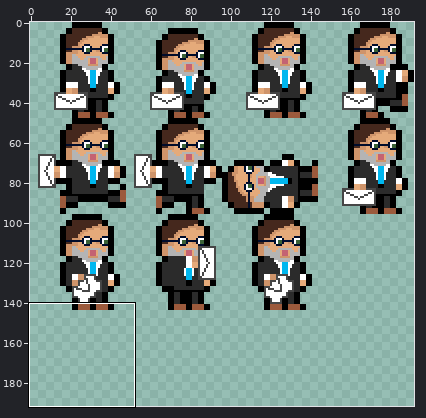
Two states of a sprite sheet, assets/PixelArt/rajoyAnimaciones.png. The first picture is a wide view before the edit; the outline marks the close-up.
Close-up. Earlier state:
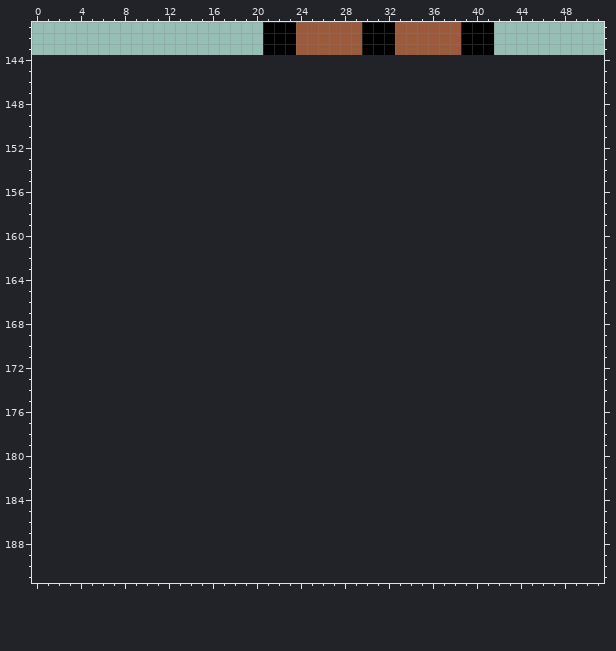
The file is 192x144 pixels. Shown: x 0..51, y 141..191. The old version is drawn lined up with the new one, on the new canvas. The commit also changed other parts of the picture, which this record leaves out.
The result:
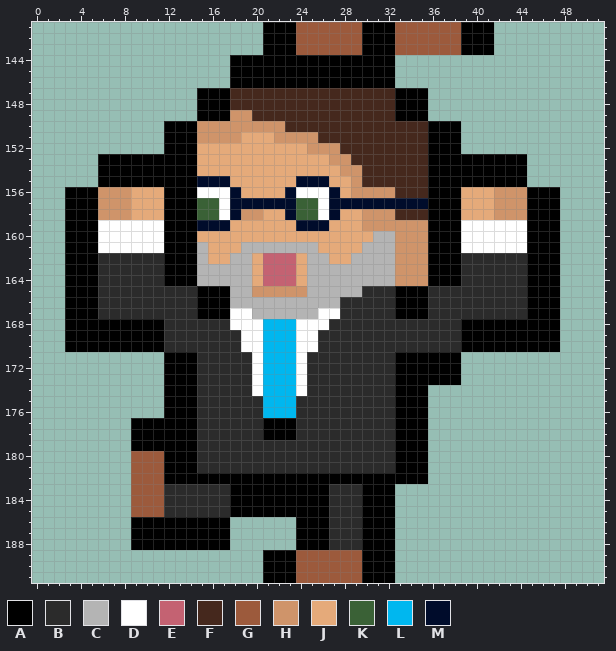
Palette (. is transparent): A #000000  B #2b2b2b  C #b4b4b4  D #ffffff  E #c46272  F #45281d  G #9c5a3c  H #cf946a  J #e5aa7a  K #3a6136  L #00b7ef  M #000c2b
Changes in this commit:
canvas 192x144 -> 192x192
Changed rows in their new state; - is an unchanged pixel.
first column x 3:
144 ---------------AAAAAAAAAAAAAAA---------------
145 ---------------AAAAAAAAAAAAAAA---------------
146 ---------------AAAAAAAAAAAAAAA---------------
147 ------------AAAFFFFFFFFFFFFFFFAAA------------
148 ------------AAAFFFFFFFFFFFFFFFAAA------------
149 ------------AAAHHFFFFFFFFFFFFFAAA------------
150 ---------AAAHHHHHHHHFFFFFFFFFFFFFAAA---------
151 ---------AAAHHHHJJJHHHHFFFFFFFFFFAAA---------
152 ---------AAAJJJJJJJJJJHHHFFFFFFFFAAA---------
153 ---AAAAAAAAAJJJJJJJJJJJJHHFFFFFFFAAAAAAAAA---
154 ---AAAAAAAAAJJJJJJJJJJJJJHHFFFFFFAAAAAAAAA---
155 ---AAAAAAAAAMMMJJJJJJMMMJJHFFFFFFAAAAAAAAA---
156 AAAHHHJJJAAADDDMJJJJMDDDMJHHHHFFFAAAJJJHHHAAA
157 AAAHHHJJJAAAKKDMMMMMMKKDMMMMMMMMMAAAJJJHHHAAA
158 AAAHHHJJJAAAKKDMHHJJMKKDMJJHHHFFFAAAJJJHHHAAA
159 AAADDDDDDAAAMMMJJJJJJMMMJJJHHHHHHAAADDDDDDAAA
160 AAADDDDDDAAAJJJJJJJJJJJJJJJJCCHHHAAADDDDDDAAA
161 AAADDDDDDAAACJJJCCCCCCCJJJJCCCHHHAAADDDDDDAAA
162 AAABBBBBBAAACJJCCJEEEJCCJJCCCCHHHAAABBBBBBAAA
163 AAABBBBBBAAACCCCCJEEEJCCCCCCCCHHHAAABBBBBBAAA
164 AAABBBBBBAAACCCCCJEEEJCCCCCCCCHHHAAABBBBBBAAA
165 AAABBBBBBBBBAAACCHHHHHCCCCCBBBAAABBBBBBBBBAAA
166 AAABBBBBBBBBAAACCCCCCCCCCBBBBBAAABBBBBBBBBAAA
167 AAABBBBBBBBBAAADDCCCCCCDDBBBBBAAABBBBBBBBBAAA
168 AAAAAAAAABBBBBBDDDLLLDDDBBBBBBBBBBBBAAAAAAAAA
169 AAAAAAAAABBBBBBBDDLLLDDBBBBBBBBBBBBBAAAAAAAAA
170 AAAAAAAAABBBBBBBDDLLLDDBBBBBBBBBBBBBAAAAAAAAA
171 ---------AAABBBBBDLLLDBBBBBBBBAAAAAA---------
172 ---------AAABBBBBDLLLDBBBBBBBBAAAAAA---------
173 ---------AAABBBBBDLLLDBBBBBBBBAAAAAA---------
174 ---------AAABBBBBDLLLDBBBBBBBBAAA------------
175 ---------AAABBBBBBLLLBBBBBBBBBAAA------------
176 ---------AAABBBBBBLLLBBBBBBBBBAAA------------
177 ------AAAAAABBBBBBAAABBBBBBBBBAAA------------
178 ------AAAAAABBBBBBAAABBBBBBBBBAAA------------
179 ------AAAAAABBBBBBBBBBBBBBBBBBAAA------------
180 ------GGGAAABBBBBBBBBBBBBBBBBBAAA------------
181 ------GGGAAABBBBBBBBBBBBBBBBBBAAA------------
182 ------GGGAAAAAAAAAAAAAAAAAAAAAAAA------------
183 ------GGGBBBBBBAAAAAAAAABBBAAA---------------
184 ------GGGBBBBBBAAAAAAAAABBBAAA---------------
185 ------GGGBBBBBBAAAAAAAAABBBAAA---------------
186 ------AAAAAAAAA------AAABBBAAA---------------
187 ------AAAAAAAAA------AAABBBAAA---------------
188 ------AAAAAAAAA------AAABBBAAA---------------
189 ------------------AAAGGGGGGAAA---------------
190 ------------------AAAGGGGGGAAA---------------
191 ------------------AAAGGGGGGAAA---------------
Boxes around the changes in both close-ups, in picture pixels (x1, y1, x2, y2):
added: (65, 55, 560, 583)
